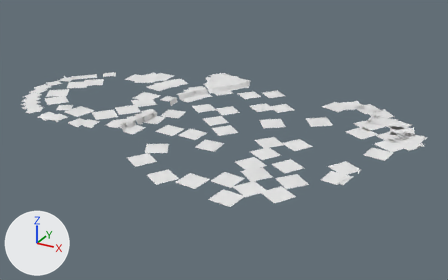
Renders of the glTF model res/models/MC_Grass_1_Alpha_Draped.glb from each side of a commit.
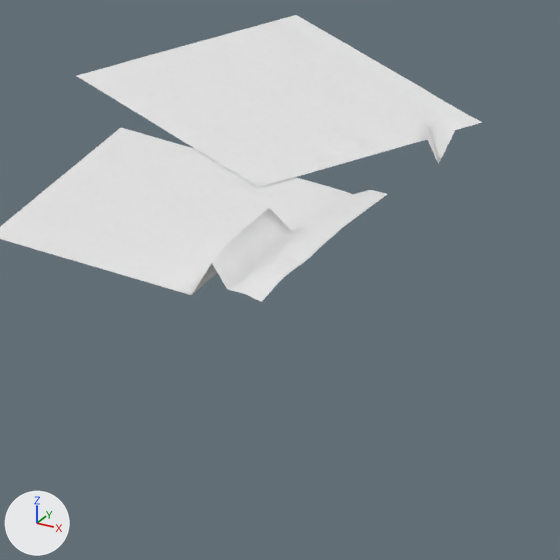
The first picture shows the older version from a camera (50 mm lens) standing at (167.0, -304.0, 164.0) and looking at (-30.0, 54.0, -15.0). The close-ups show the older and then the newer version on the part from 72% to 82% of the width and 57% to 74% of the height of that picture. Only the edits that show in the close-ups are written down. Lighting does not change. The marker at lower left points along +X, +Y and +Z.

In view in the first close-up: 'MC_Grass_1_Alpha_Draped'.
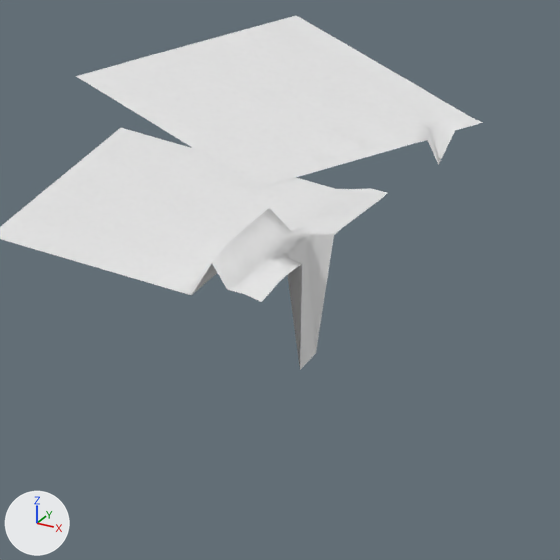
Pixel boxes (x1, y1, x2, y2) of what changed, in the close-ups (560 x 560 px; the box of a moved part takes in the faces that stretch with it):
'MC_Grass_1_Alpha_Draped', reshaped
    before: (0, 15, 482, 302)
    after: (0, 16, 483, 370)
part 1 of me_mesh_0, moved or reshaped
    before: (286, 235, 334, 263)
    after: (286, 236, 334, 370)

The change, as a diff of the scene's bpy script:
```diff
--- a/res/models/MC_Grass_1_Alpha_Draped.glb.py
+++ b/res/models/MC_Grass_1_Alpha_Draped.glb.py
@@ me_mesh_0 @@
 # used by ob_mc_grass_1_alpha_draped; location = (0.0, 0.0, 0.0)
 # before: 16914 (76.0, 10.0, -1.0) at pixel (326, 242), 16931 (76.0, 9.0, -1.0) at pixel (318, 249), 16948 (76.0, 8.0, -2.0) at pixel (310, 257)
-me_mesh_0.from_pydata(...)  # 29189 vertices, 51712 faces; spans x -199.0..104.0, y -49.0..150.0, z -4.0..2.0
+me_mesh_0.from_pydata(...)  # 29189 vertices, 51712 faces; spans x -199.0..104.0, y -49.0..150.0, z -8.0..2.0
+# me_mesh_0 part 1
+for i in [16914, 16931, 16948]: me_mesh_0.vertices[i].co += Vector((0.0, 0.0, -6.0))
+# other edits to the shape of me_mesh_0 do not show in these pictures
 me_mesh_0.materials.append(mat_material_0)
```
